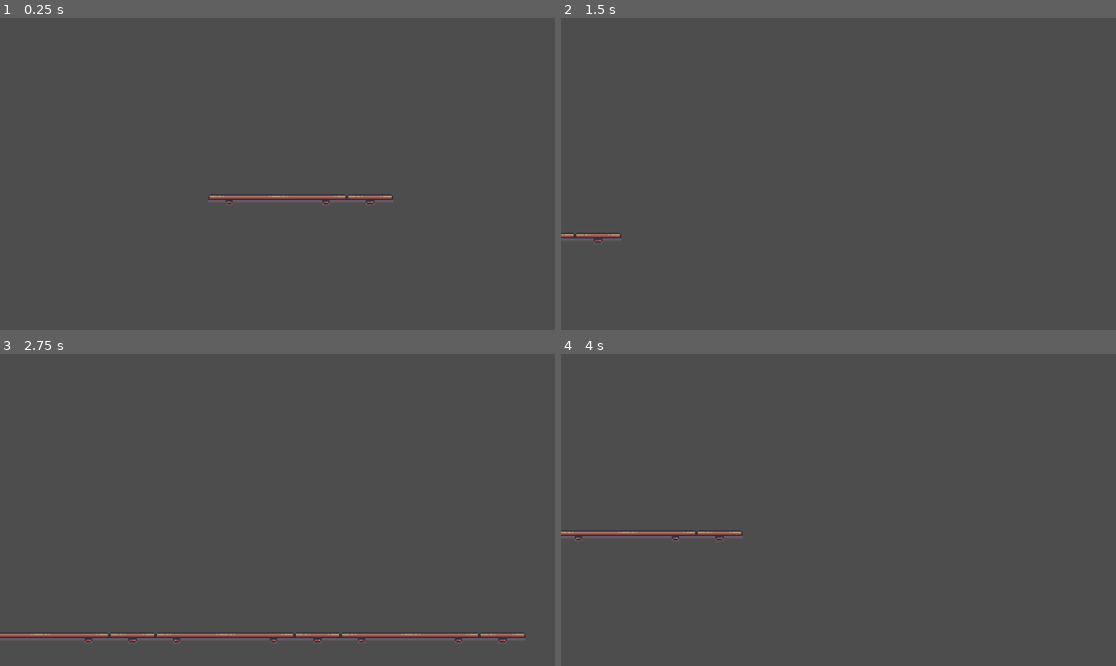
Above: before the commit, frames 1-4 (two rows, left to right).
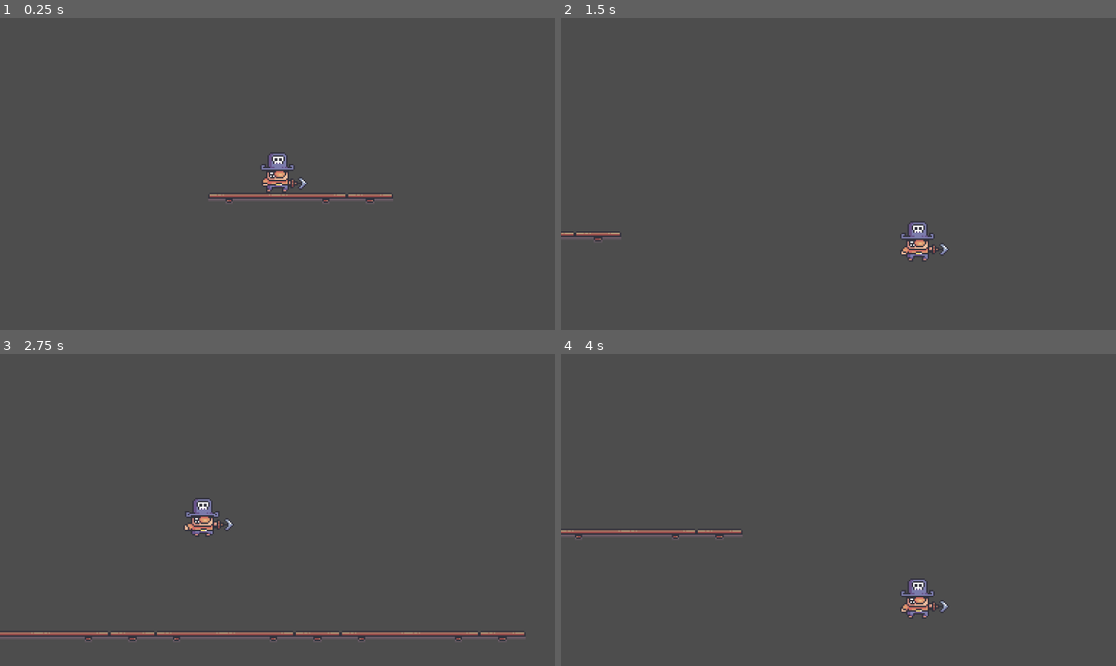
Above: after the commit, the same moments.

Repository: Skyluc05/BINF-Jump-Run-Name-pending
Game: Godot game, scene res://node_2d.tscn
Two runs of this game, one before a commit and one after it. Both use one fixed random seed, a clock stepped at 60 frames per second and the inputs below.
Inputs:
- Up to frame 1 (0.25 s): no input
- Up to frame 2 (1.5 s): hold Right (Right) from 0.53 s (still down); tap W (Jump) at 0.6, 0.77, 1.07, 1.35 s
- Up to frame 3 (2.75 s): tap W (Jump) at 1.52, 1.82, 2.1 s; release Right (Right) at 2.03 s; hold Left (Left) from 2.03 s (still down)
- Up to frame 4 (4 s): release Left (Left) at 2.78 s; hold Right (Right) from 2.78 s (still down); tap W (Jump) at 2.85, 3.02, 3.32, 3.6, 3.77 s

The runs differ from the first frame. In frame 1, 1.3% of the frame differs, in the area x 37-71%, y 43-60%; in frame 2, 0.8%; in frame 3, 2.7%, in the area x 0-95%, y 46-93%; in frame 4, 1.3%.

Commit message:
Jump und run stuff coding update (noch nicht fertig)

Diff:
--- a/Player Logic/pirate_clown_nose.gd
+++ b/Player Logic/pirate_clown_nose.gd
@@ -7,25 +7,32 @@
 
 
 func _physics_process(delta: float) -> void:
-	# Add the gravity.
 
 	if is_on_floor():
-		anim.play("Idle")
-
+			anim.play("Idle")
 	if not is_on_floor():
 		velocity += get_gravity() * delta
 
-	# Handle jump.
-	if Input.is_action_just_pressed("Jump") and is_on_floor():
-		velocity.y = JUMP_VELOCITY
+	if Input.is_action_just_pressed("Jump"):
+		if is_on_floor():
+			jump()
 
-	# Get the input direction and handle the movement/deceleration.
-	# As good practice, you should replace UI actions with custom gameplay actions.
-	var direction := Input.get_axis("Left", "Right")
-	if direction:
-		velocity.x = direction * SPEED
-		anim.stop()
+	if Input.is_action_pressed("Left") or Input.is_action_pressed("Right"):
+		var direction := Input.get_axis("Left", "Right")
+		run(direction)
 	else:
 		velocity.x = move_toward(velocity.x, 0, SPEED)
 
 	move_and_slide()
+
+
+func jump():
+	anim.play("Jump")
+	velocity.y = JUMP_VELOCITY
+
+
+func run(direction):
+	if is_on_floor():
+		anim.play("Run")
+
+	velocity.x = direction * SPEED
--- a/Player Logic/pirate_clown_nose.tscn
+++ b/Player Logic/pirate_clown_nose.tscn
@@ -1,10 +1,21 @@
-[gd_scene load_steps=8 format=3 uid="uid://cwcm0oy2odce4"]
+[gd_scene load_steps=19 format=3 uid="uid://cwcm0oy2odce4"]
 
-[ext_resource type="Texture2D" uid="uid://biwtdmd666fe0" path="res://Sprites/Player/Captain Clown Nose/01-Idle/Idle 01.png" id="1_up1rt"]
-[ext_resource type="Texture2D" uid="uid://d1vl0dv4gpeen" path="res://Sprites/Player/Captain Clown Nose/01-Idle/Idle 02.png" id="2_eq430"]
-[ext_resource type="Texture2D" uid="uid://dukid47nfp3kd" path="res://Sprites/Player/Captain Clown Nose/01-Idle/Idle 03.png" id="3_bifse"]
-[ext_resource type="Texture2D" uid="uid://ow3ujyenetwl" path="res://Sprites/Player/Captain Clown Nose/01-Idle/Idle 04.png" id="4_ydpcj"]
-[ext_resource type="Texture2D" uid="uid://c38oigipa52lh" path="res://Sprites/Player/Captain Clown Nose/01-Idle/Idle 05.png" id="5_n43v5"]
+[ext_resource type="Texture2D" uid="uid://b28rnqgtgnx15" path="res://Sprites/Player/Captian Clown Nose with hook/Idle hook/Captain Clown Nose with Hook test1.png" id="1_1wkec"]
+[ext_resource type="Script" path="res://Player Logic/pirate_clown_nose.gd" id="1_s001t"]
+[ext_resource type="Texture2D" uid="uid://dqi2tv3lytund" path="res://Sprites/Player/Captian Clown Nose with hook/Idle hook/Captain Clown Nose with Hook test2.png" id="2_vudni"]
+[ext_resource type="Texture2D" uid="uid://cdby3me0mwh8c" path="res://Sprites/Player/Captian Clown Nose with hook/Idle hook/Captain Clown Nose with Hook test3.png" id="3_jnu4a"]
+[ext_resource type="Texture2D" uid="uid://c2o1g0ikedf2d" path="res://Sprites/Player/Captian Clown Nose with hook/Idle hook/Captain Clown Nose with Hook test4.png" id="4_gl023"]
+[ext_resource type="Texture2D" uid="uid://b1qe1gtg1lv7a" path="res://Sprites/Player/Captian Clown Nose with hook/Idle hook/Captain Clown Nose with Hook test5.png" id="5_yp8f7"]
+[ext_resource type="Texture2D" uid="uid://d23l0pjjdqjti" path="res://Sprites/Player/Captian Clown Nose with hook/Jump hook/Captain Clown Nose with Hook test1.png" id="6_2eq3y"]
+[ext_resource type="Texture2D" uid="uid://bejoupwtrlex5" path="res://Sprites/Player/Captian Clown Nose with hook/Jump hook/Captain Clown Nose with Hook test2.png" id="7_5sbet"]
+[ext_resource type="Texture2D" uid="uid://o7ty7mq2wji" path="res://Sprites/Player/Captian Clown Nose with hook/Jump hook/Captain Clown Nose with Hook test3.png" id="8_b43cb"]
+[ext_resource type="Texture2D" uid="uid://djx3yv1ko15n7" path="res://Sprites/Player/Captian Clown Nose with hook/Jump hook/Captain Clown Nose with Hook test.png" id="9_15df5"]
+[ext_resource type="Texture2D" uid="uid://dwlr6jjy0llph" path="res://Sprites/Player/Captian Clown Nose with hook/Run hook/Captain Clown Nose with Hook test1.png" id="10_bb8bh"]
+[ext_resource type="Texture2D" uid="uid://bybljn0h1uucu" path="res://Sprites/Player/Captian Clown Nose with hook/Run hook/Captain Clown Nose with Hook test2.png" id="11_khxit"]
+[ext_resource type="Texture2D" uid="uid://cl2orkw1m2pyb" path="res://Sprites/Player/Captian Clown Nose with hook/Run hook/Captain Clown Nose with Hook test3.png" id="12_54w0l"]
+[ext_resource type="Texture2D" uid="uid://bnt7xuy4wleur" path="res://Sprites/Player/Captian Clown Nose with hook/Run hook/Captain Clown Nose with Hook test4.png" id="13_7qvsf"]
+[ext_resource type="Texture2D" uid="uid://cte587lvsbwlg" path="res://Sprites/Player/Captian Clown Nose with hook/Run hook/Captain Clown Nose with Hook test5.png" id="14_2ixhm"]
+[ext_resource type="Texture2D" uid="uid://caeu0ker8mdup" path="res://Sprites/Player/Captian Clown Nose with hook/Run hook/Captain Clown Nose with Hook test6.png" id="15_k7fio"]
 
 [sub_resource type="RectangleShape2D" id="RectangleShape2D_sf4hg"]
 size = Vector2(20, 27)
@@ -13,26 +24,67 @@
 animations = [{
 "frames": [{
 "duration": 1.0,
-"texture": ExtResource("1_up1rt")
+"texture": ExtResource("1_1wkec")
 }, {
 "duration": 1.0,
-"texture": ExtResource("2_eq430")
+"texture": ExtResource("2_vudni")
 }, {
 "duration": 1.0,
-"texture": ExtResource("3_bifse")
+"texture": ExtResource("3_jnu4a")
 }, {
 "duration": 1.0,
-"texture": ExtResource("4_ydpcj")
+"texture": ExtResource("4_gl023")
 }, {
 "duration": 1.0,
-"texture": ExtResource("5_n43v5")
+"texture": ExtResource("5_yp8f7")
 }],
 "loop": true,
 "name": &"Idle",
 "speed": 5.0
+}, {
+"frames": [{
+"duration": 1.0,
+"texture": ExtResource("6_2eq3y")
+}, {
+"duration": 1.0,
+"texture": ExtResource("7_5sbet")
+}, {
+"duration": 1.0,
+"texture": ExtResource("8_b43cb")
+}, {
+"duration": 1.0,
+"texture": ExtResource("9_15df5")
+}],
+"loop": true,
+"name": &"Jump",
+"speed": 5.0
+}, {
+"frames": [{
+"duration": 1.0,
+"texture": ExtResource("10_bb8bh")
+}, {
+"duration": 1.0,
+"texture": ExtResource("11_khxit")
+}, {
+"duration": 1.0,
+"texture": ExtResource("12_54w0l")
+}, {
+"duration": 1.0,
+"texture": ExtResource("13_7qvsf")
+}, {
+"duration": 1.0,
+"texture": ExtResource("14_2ixhm")
+}, {
+"duration": 1.0,
+"texture": ExtResource("15_k7fio")
+}],
+"loop": true,
+"name": &"Run",
+"speed": 5.0
 }]
 
 [node name="Pirate_Clown_Nose" type="CharacterBody2D"]
+script = ExtResource("1_s001t")
 
 [node name="CollisionShape2D" type="CollisionShape2D" parent="."]
 position = Vector2(0, -2.5)
@@ -40,8 +92,11 @@
 
 [node name="AnimatedSprite2D" type="AnimatedSprite2D" parent="."]
 texture_filter = 1
+position = Vector2(10, -5)
 sprite_frames = SubResource("SpriteFrames_1view")
-animation = &"Idle"
+animation = &"Run"
+frame = 3
+frame_progress = 0.650059
 
 [node name="Camera2D" type="Camera2D" parent="."]
 scale = Vector2(0.3, 0.3)
--- a/node_2d.tscn
+++ b/node_2d.tscn
@@ -1,9 +1,8 @@
-[gd_scene load_steps=8 format=4 uid="uid://d1jgk3ip7krq2"]
+[gd_scene load_steps=7 format=4 uid="uid://d1jgk3ip7krq2"]
 
 [ext_resource type="Texture2D" uid="uid://bkohqkkaisgf8" path="res://Sprites/level design stuff/Tilesets/Terrain and Back Wall (32x32).png" id="1_p2w6k"]
 [ext_resource type="Texture2D" uid="uid://bsxp6t7fqv5fu" path="res://Sprites/level design stuff/Tilesets/Platforms (32x32).png" id="2_nyuxo"]
 [ext_resource type="PackedScene" uid="uid://cwcm0oy2odce4" path="res://Player Logic/pirate_clown_nose.tscn" id="3_ghb6p"]
-[ext_resource type="Script" path="res://Player Logic/pirate_clown_nose.gd" id="4_fvmfx"]
 
 [sub_resource type="TileSetAtlasSource" id="TileSetAtlasSource_0rivg"]
 texture = ExtResource("1_p2w6k")
@@ -386,8 +385,7 @@
 
 [sub_resource type="TileSetAtlasSource" id="TileSetAtlasSource_kuv30"]
 texture = ExtResource("2_nyuxo")
-2:2/0 = 0
-2:2/0/physics_layer_0/polygon_0/points = PackedVector2Array(-8, -8, 8, -8, 8, 8, -8, 8)
+margins = Vector2i(0, 1)
 3:2/0 = 0
 3:2/0/physics_layer_0/polygon_0/points = PackedVector2Array(-8, -8, 8, -8, 8, 8, -8, 8)
 4:2/0 = 0
@@ -418,8 +416,49 @@
 8:4/0/physics_layer_0/polygon_0/points = PackedVector2Array(-8, -8, 8, -8, 8, 8, -8, 8)
 9:4/0 = 0
 9:4/0/physics_layer_0/polygon_0/points = PackedVector2Array(-8, -8, 8, -8, 8, 8, -8, 8)
-1:2/0 = 0
-0:5/0 = 0
+2:2/0 = 0
+2:2/0/physics_layer_0/polygon_0/points = PackedVector2Array(-8, -8, 8, -8, 8, 8, -8, 8)
+52:40/0 = 0
+53:40/0 = 0
+54:41/0 = 0
+55:41/0 = 0
+56:41/0 = 0
+57:42/0 = 0
+58:42/0 = 0
+55:45/0 = 0
+54:44/0 = 0
+54:43/0 = 0
+53:42/0 = 0
+52:41/0 = 0
+51:40/0 = 0
+51:39/0 = 0
+50:38/0 = 0
+49:37/0 = 0
+48:37/0 = 0
+47:37/0 = 0
+46:36/0 = 0
+45:36/0 = 0
+44:36/0 = 0
+43:36/0 = 0
+42:35/0 = 0
+41:35/0 = 0
+40:35/0 = 0
+39:35/0 = 0
+38:34/0 = 0
+37:34/0 = 0
+36:34/0 = 0
+38:35/0 = 0
+42:36/0 = 0
+45:37/0 = 0
+46:37/0 = 0
+48:38/0 = 0
+49:38/0 = 0
+51:38/0 = 0
+52:39/0 = 0
+53:39/0 = 0
+54:39/0 = 0
+55:40/0 = 0
+56:40/0 = 0
 
 [sub_resource type="TileSet" id="TileSet_ytofc"]
 physics_layer_0/collision_layer = 1
@@ -434,4 +473,3 @@
 tile_set = SubResource("TileSet_ytofc")
 
 [node name="Pirate_Clown_Nose" parent="." instance=ExtResource("3_ghb6p")]
-script = ExtResource("4_fvmfx")
Renamed: Sprites/Player/Dust Particles/Fall 01.png -> Sprites/Player/Captian Clown Nose with hook/Dead Hit Hook/Dust Particles/Fall 01.png
Not shown, changed: Sprites/Player/Captian Clown Nose with hook/Dead Hit Hook/Dust Particles/Fall 01.png.import
Renamed: Sprites/Player/Dust Particles/Fall 02.png -> Sprites/Player/Captian Clown Nose with hook/Dead Hit Hook/Dust Particles/Fall 02.png
Not shown, changed: Sprites/Player/Captian Clown Nose with hook/Dead Hit Hook/Dust Particles/Fall 02.png.import
Renamed: Sprites/Player/Dust Particles/Fall 03.png -> Sprites/Player/Captian Clown Nose with hook/Dead Hit Hook/Dust Particles/Fall 03.png
Not shown, changed: Sprites/Player/Captian Clown Nose with hook/Dead Hit Hook/Dust Particles/Fall 03.png.import
Renamed: Sprites/Player/Dust Particles/Fall 04.png -> Sprites/Player/Captian Clown Nose with hook/Dead Hit Hook/Dust Particles/Fall 04.png
Not shown, changed: Sprites/Player/Captian Clown Nose with hook/Dead Hit Hook/Dust Particles/Fall 04.png.import
Renamed: Sprites/Player/Dust Particles/Fall 05.png -> Sprites/Player/Captian Clown Nose with hook/Dead Hit Hook/Dust Particles/Fall 05.png
Not shown, changed: Sprites/Player/Captian Clown Nose with hook/Dead Hit Hook/Dust Particles/Fall 05.png.import
Renamed: Sprites/Player/Dust Particles/Jump 01.png -> Sprites/Player/Captian Clown Nose with hook/Dead Hit Hook/Dust Particles/Jump 01.png
Not shown, changed: Sprites/Player/Captian Clown Nose with hook/Dead Hit Hook/Dust Particles/Jump 01.png.import
(and 20 more such lines)
